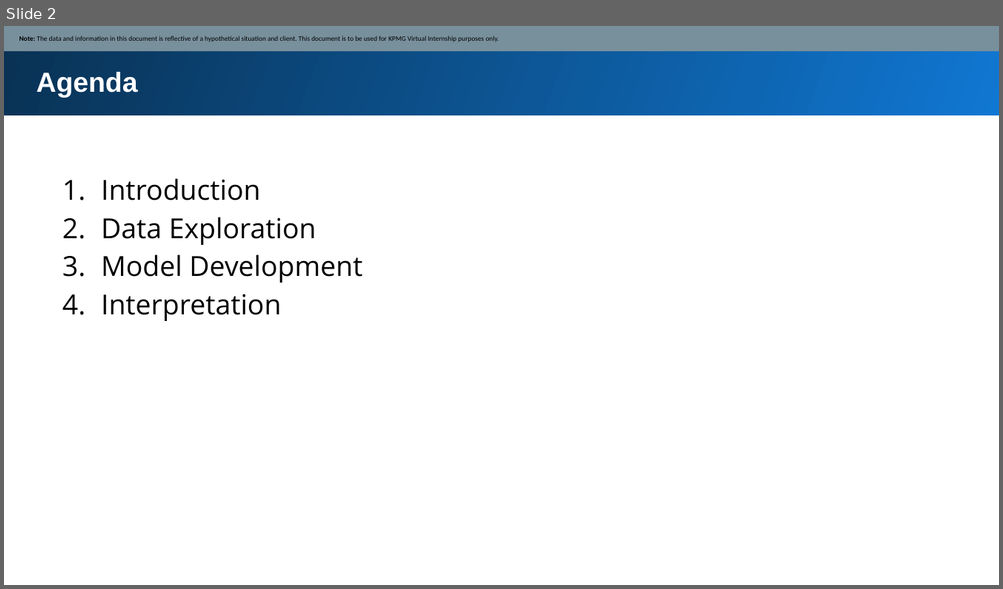
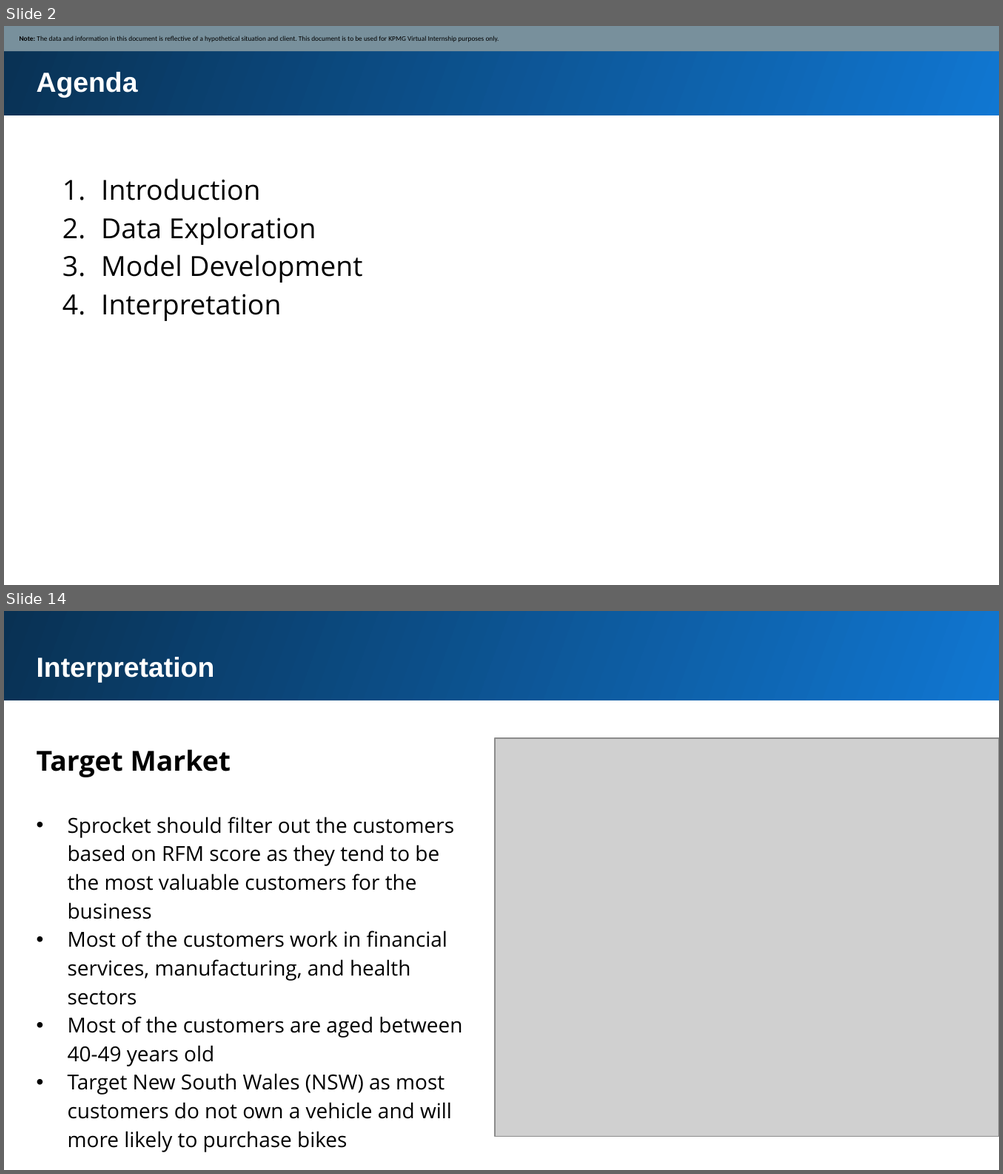
Before and after one commit to daniel8691/Market_strategy_analysis, a slide deck: Module_two/Module_2_Template_slide.pptx. Shown one above the other, each under a label of ours: slide 2 before the commit, slides 2 and 14 after it; the slides between them are not shown. The pictures are 1003x589 and 1003x1174 pixels, drawn with LibreOffice and Linux fonts; fonts in the diff are those of the drawing; grey boxes stand for pictures. Boxes give left, top, right and bottom in pixels: in the first picture for what was removed or moved away, otherwise in the second. Text is boxed around its words. In the diff, an @@ line names an element or a change of style, - is before the commit and + after.

```diff
--- a/Module_two/Module_2_Template_slide.pptx
+++ b/Module_two/Module_2_Template_slide.pptx
@@ slide 14 added at [4,611,999,1170], background #FFFFFF @@
@@ rectangle added at [4,611,999,701], fill gradient #1077D2 to #093153 @@
@@ text added at [37,657,215,683], 20 pt, text #FFFFFF, bold @@
+Interpretation
@@ picture added at [495,738,999,1137] @@
@@ text added at [37,749,231,777], 20 pt, text #000000, bold @@
+Target Market
@@ text added at [68,817,462,1153], 15 pt, text #000000 @@
+• Sprocket should filter out the customers based on RFM score as they tend to be the most valuable customers for the business
+• Most of the customers work in financial services, manufacturing, and health sectors
+• Most of the customers are aged between 40-49 years old
+• Target New South Wales (NSW) as most customers do not own a vehicle and will more likely to purchase bikes
```
Also in this commit, not shown: 1 slide changed, 11 other slides added, 5 slides removed, 17 other files.
